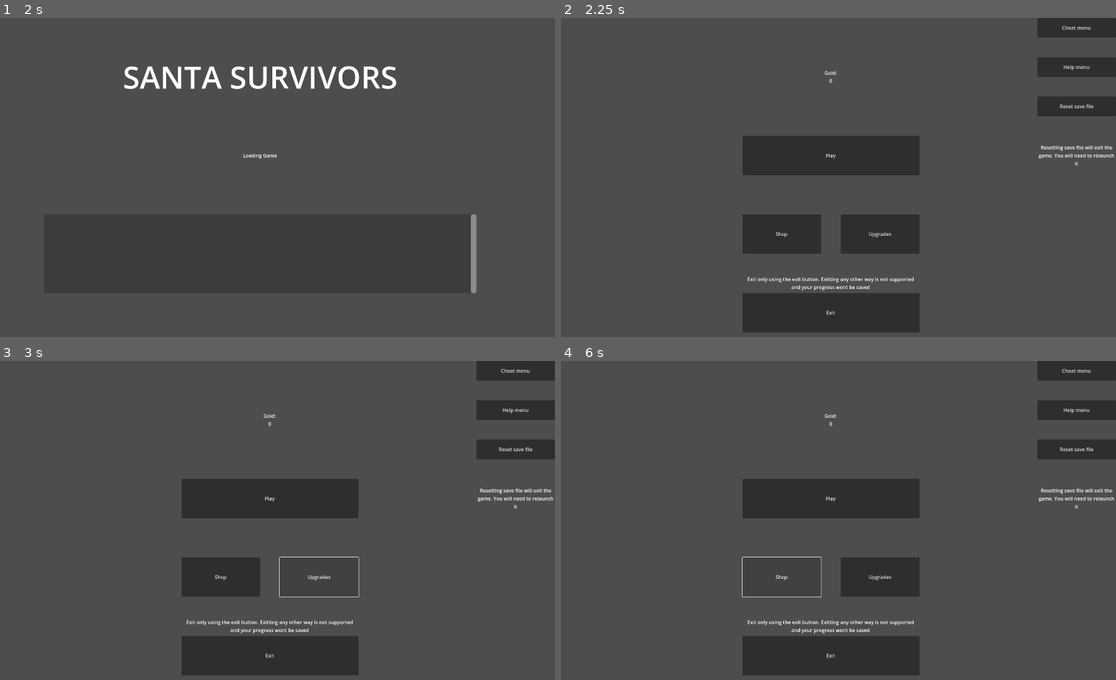
Above: before the commit, frames 1-4 (two rows, left to right).
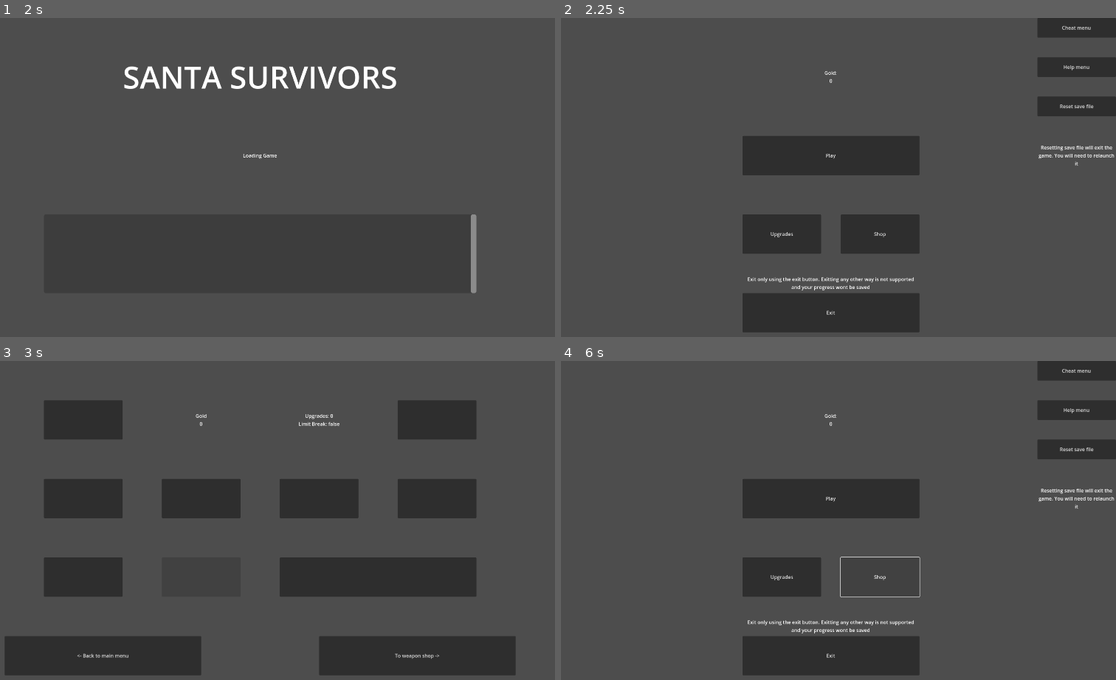
Above: after the commit, the same moments.

Repository: Mohit-Pala/Santa-Survivors
Game: Godot game, scene res://Game/Scenes/Ui/Load Game.tscn
Same seed, same stepped clock (60 frames per second), same inputs: the game is played once before the commit and once after it.
Inputs (mouse positions are in pixels of both pictures, inside the frame that each line leads up to):
- Up to frame 1 (2 s): no input
- Up to frame 2 (2.25 s): no input
- Up to frame 3 (3 s): click "Upgrades" at 2.75 s
- Up to frame 4 (6 s): click (666, 654) at 3.5 s, where only the run after the commit has a clickable "<- Back to main menu"; click "Play" at 4.25 s; click "Play" at 5 s; click "Shop" at 5.75 s

Frame 1 is identical in both runs. In frame 2, less than 0.1% of the frame differs, in the area x 37-60%, y 67-69%; in frame 3, 26%, in the area x 0-100%, y 0-99%; in frame 4, 0.3%.
Error in both runs: Invalid call. Nonexistent function 'changeLimitBreak' in base 'Node (upgrades.gd)'. (res://Game/Scripts/Ui/Load)

Commit message:
connected mainmenu to upgrades

Diff:
--- a/Game/Scenes/Ui/Main Menu.tscn
+++ b/Game/Scenes/Ui/Main Menu.tscn
@@ -32,17 +32,17 @@
 
 [node name="Shop" type="Button" parent="."]
 layout_mode = 0
-offset_left = 704.0
+offset_left = 1024.0
 offset_top = 640.0
-offset_right = 960.0
+offset_right = 1280.0
 offset_bottom = 768.0
 text = "Shop"
 
 [node name="Upgrade" type="Button" parent="."]
 layout_mode = 0
-offset_left = 1024.0
+offset_left = 704.0
 offset_top = 640.0
-offset_right = 1280.0
+offset_right = 960.0
 offset_bottom = 768.0
 text = "Upgrades"
 
@@ -99,6 +99,7 @@
 vertical_alignment = 1
 autowrap_mode = 3
 
+[connection signal="pressed" from="Upgrade" to="." method="_on_upgrade_pressed"]
 [connection signal="pressed" from="Exit" to="." method="_on_exit_pressed"]
 [connection signal="pressed" from="Cheat" to="." method="_on_cheat_pressed"]
 [connection signal="pressed" from="Help" to="." method="_on_help_pressed"]
--- a/Game/Scripts/Ui/Main Menu.gd
+++ b/Game/Scripts/Ui/Main Menu.gd
@@ -15,3 +15,7 @@
 
 func _on_reset_pressed():
 	get_tree().change_scene_to_file("res://Game/Scenes/Ui/Reset Save File.tscn")
+
+
+func _on_upgrade_pressed():
+	get_tree().change_scene_to_file("res://Game/Scenes/Ui/Upgrades.tscn")
--- a/Game/Scripts/Ui/Upgrades.gd
+++ b/Game/Scripts/Ui/Upgrades.gd
@@ -52,7 +52,7 @@
 
 
 func _on_back_to_main_menu_pressed():
-	pass # Replace with function body.
+	get_tree().change_scene_to_file("res://Game/Scenes/Ui/Main Menu.tscn")
 
 
 func _on_to_weapon_shop_pressed():
